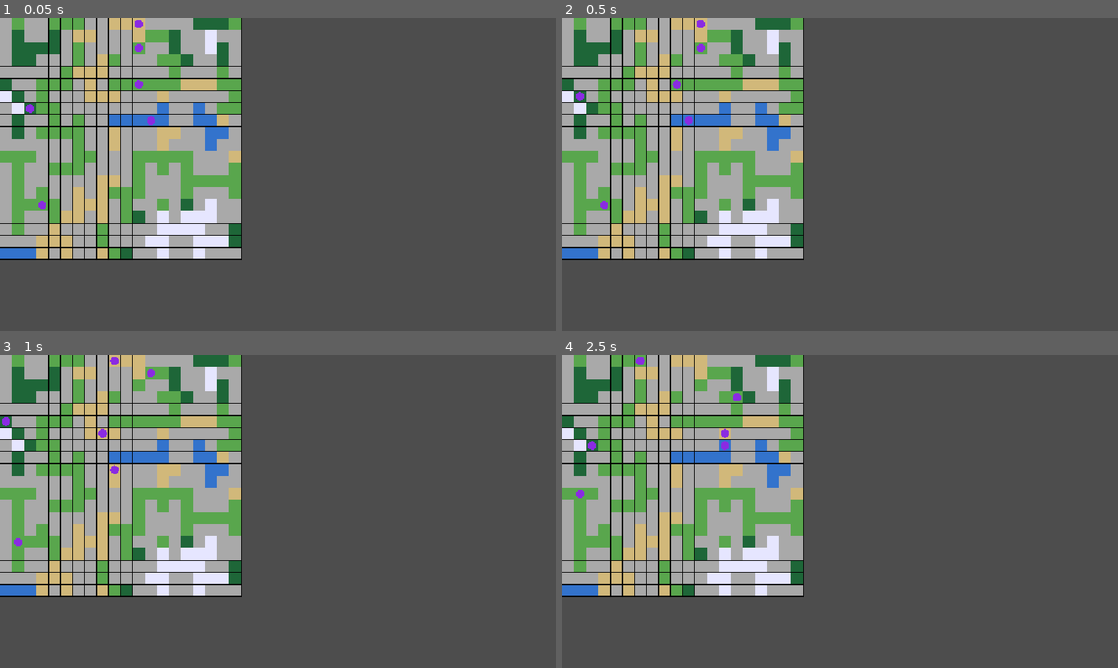
Above: before the commit, frames 1-4 (two rows, left to right).
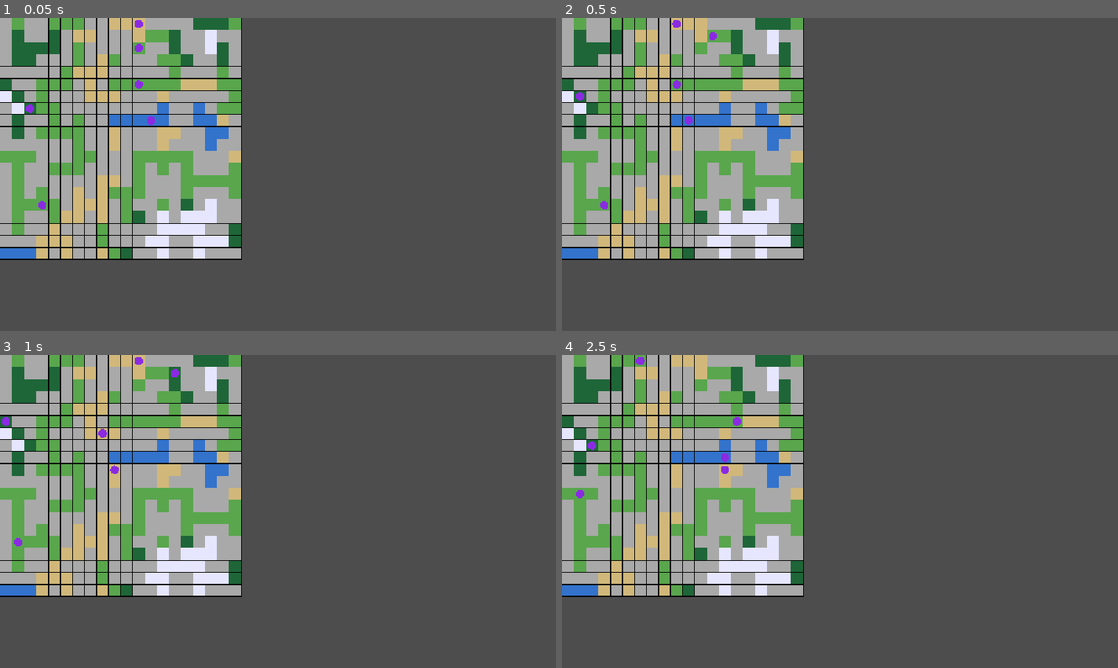
Above: after the commit, the same moments.

Repository: HugoGellida/Projet-SMA-Avanc-
Game: Godot game, scene res://node_2d.tscn
Two runs of this game, one before a commit and one after it. Both use one fixed random seed, a clock stepped at 60 frames per second and the inputs below.
Inputs:
- Up to frame 1 (0.05 s): no input
- Up to frame 2 (0.5 s): no input
- Up to frame 3 (1 s): no input
- Up to frame 4 (2.5 s): no input

Frame 1 is identical in both runs. In frame 2, 0.1% of the frame differs, in the area x 19-28%, y 0-11%; in frame 3, 0.1%; in frame 4, 0.2%, in the area x 28-33%, y 12-38%.

Commit message:
able to change the map between agents

Diff:
--- a/node_2d.tscn
+++ b/node_2d.tscn
@@ -18,21 +18,33 @@
 
 [node name="Agent" type="Node2D" parent="Agents" unique_id=665319151]
 script = ExtResource("3_epypp")
+vision_range = null
+communication_range = null
 
 [node name="Agent2" type="Node2D" parent="Agents" unique_id=1560334558]
 script = ExtResource("3_epypp")
+vision_range = null
+communication_range = null
 
 [node name="Agent3" type="Node2D" parent="Agents" unique_id=737447801]
 script = ExtResource("3_epypp")
+vision_range = null
+communication_range = null
 
 [node name="Agent4" type="Node2D" parent="Agents" unique_id=1199647458]
 script = ExtResource("3_epypp")
+vision_range = null
+communication_range = null
 
 [node name="Agent5" type="Node2D" parent="Agents" unique_id=1073103246]
 script = ExtResource("3_epypp")
+vision_range = null
+communication_range = null
 
 [node name="Agent6" type="Node2D" parent="Agents" unique_id=2087803682]
 script = ExtResource("3_epypp")
+vision_range = null
+communication_range = null
 
 [node name="SimulationManager" type="Node2D" parent="." unique_id=506008237]
 script = ExtResource("4_0hol4")
--- a/scripts/Agent.gd
+++ b/scripts/Agent.gd
@@ -118,8 +118,9 @@
 		var other_agent_position: Vector2i = local_position + offset
 		current_communication_array[other_agent] = other_agent_position
 
-	if not agent_array.is_empty():
-		print(name, " communication array: ", current_communication_array)
+	# pour debug
+	#if not agent_array.is_empty():
+		#print(name, " communication array: ", current_communication_array)
 
 
 # voir si un case est un frontier case
@@ -132,3 +133,33 @@
 			return true
 
 	return false
+
+
+# envoyer la carte à d'autres agents
+func prepare_map_to_send() -> Dictionary:
+	return local_map.duplicate()
+
+
+# changer la carte avec les agent dans le range de communication
+func recive_map_to_merge(sender: Agent, message: Dictionary) -> void:
+	if not current_communication_array.has(sender):
+		return
+
+	if message.is_empty():
+		return
+
+	# commencer à merge la carte
+	var sender_position_in_my_map: Vector2i = current_communication_array[sender]
+	var sender_local_position: Vector2i = message["local_position"]
+	var pivot_offset: Vector2i = sender_position_in_my_map - sender_local_position
+
+	var sender_map: Dictionary = message["local_map"]
+
+	for position_in_sender_map: Vector2i in sender_map:
+		# changer position in sender map to my map
+		var position_in_my_map: Vector2i  = position_in_sender_map + pivot_offset
+		if local_map.has(position_in_my_map):
+			continue
+
+		# update my map
+		local_map[position_in_my_map] = sender_map[position_in_sender_map]
--- a/scripts/SimulationManager.gd
+++ b/scripts/SimulationManager.gd
@@ -52,6 +52,9 @@
 	# mise à jour le communication array pour tous les agent après la registation
 	for agent in agents:
 		_update_agent_comunicate_array(agent)
+
+	# échanger la carte avant partir
+	_exchange_agent_maps()
 
 	$StepTimer.start()
 
@@ -110,6 +113,26 @@
 	agent.update_communication_array(communication_array)
 
 
+func _exchange_agent_maps() -> void:
+	var map_messages: Dictionary = {}
+
+	# collecter toutes les carte local de tous les agents
+	for agent: Agent in agent_with_world_positions:
+		var map = agent.prepare_map_to_send()
+		map_messages[agent] = {
+			"local_position" : agent.local_position,
+			"local_map" : map
+		}
+
+	# envoyer la carte à agent dans le range de communication
+	for agent: Agent in agent_with_world_positions:
+		var message: Dictionary = map_messages[agent]
+
+		for other_agent: Agent in agent.current_communication_array:
+			other_agent.recive_map_to_merge(agent, message)
+
+
+
 func _on_setp_timer_timeout() -> void:
 	step_simulation()
 
@@ -149,6 +172,9 @@
 	for agent: Agent in agent_with_world_positions:
 		_update_agent_comunicate_array(agent)
 
+	# échanger la carte entre les agents
+	_exchange_agent_maps()
+
 	if all_finished:
 		$StepTimer.stop()
 		print("Exploration finished! ")
